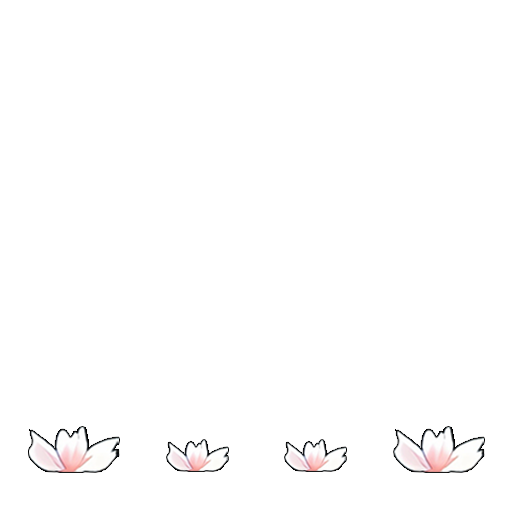
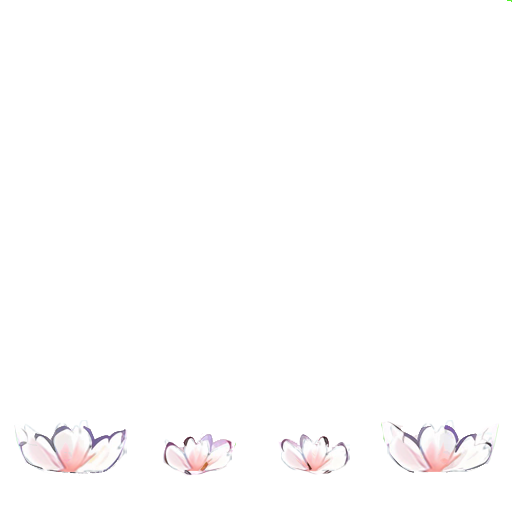
Revision of a layered 512px x 512px image; what changed, layer by layer:
added group "flower" (lighter color) with 6 layers above "ear base" over (14, 0, 512, 476)
added layer "Layer 7 copy" (darker color) in group "flower" over (14, 0, 512, 476)
moved "glower" into group "flower" over (22, 420, 492, 472)
painted on "flower copy 4" over (22, 420, 127, 472)
painted on "flower copy 3" over (387, 420, 492, 472)
painted on "flower copy 2" over (281, 436, 350, 471)
painted on "flower copy" over (163, 436, 232, 471)
